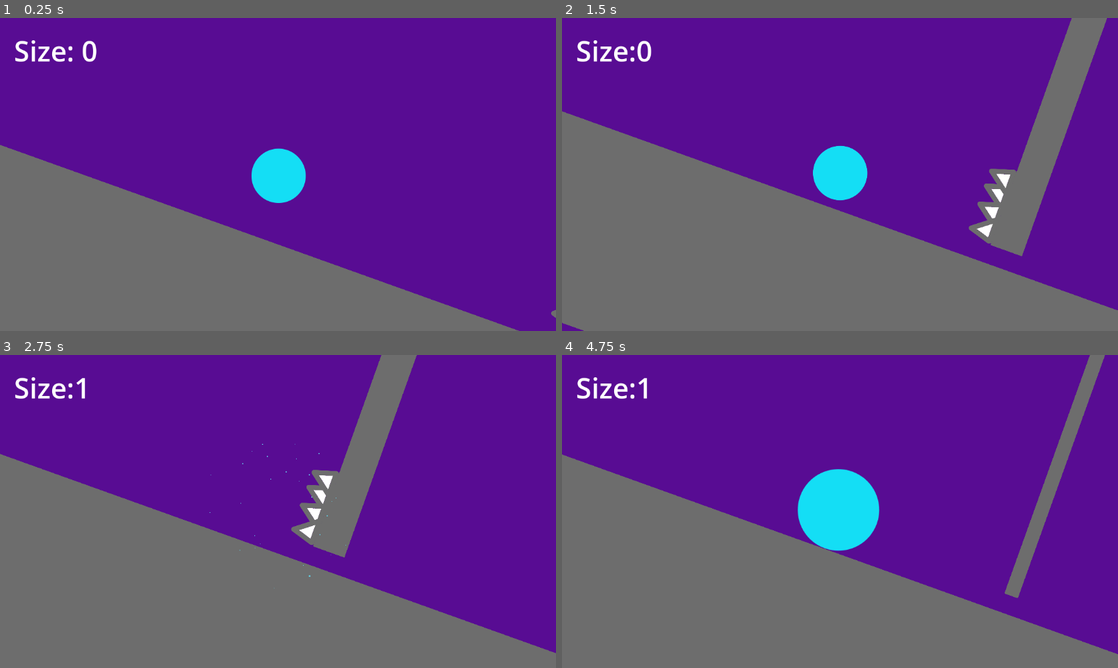
Above: before the commit, frames 1-4 (two rows, left to right).
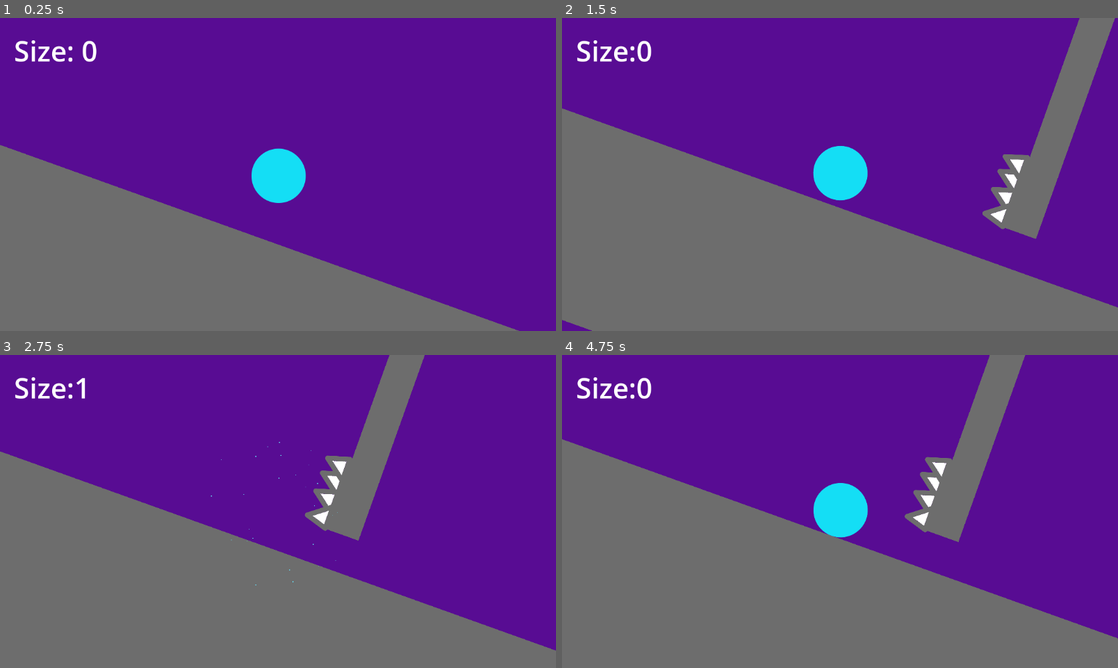
Above: after the commit, the same moments.

Repository: Firoty1/Rolling-Scales
Game: Godot game, scene res://scenes/level_2.tscn
The game is run twice, just before and just after one commit, with the same random seed, the same clock (stepped at 60 frames per second) and the same inputs. This scene is started directly instead of the project's main scene.
Inputs (mouse positions are in pixels of both pictures, inside the frame that each line leads up to):
- Up to frame 1 (0.25 s): no input
- Up to frame 2 (1.5 s): hold Up (grow) 0.53-1.28 s; tap Down (shrink) at 1.35 s
- Up to frame 3 (2.75 s): hold Up (grow) from 2.03 s (still down)
- Up to frame 4 (4.75 s): release Up (grow) at 2.78 s; tap Down (shrink) at 2.85 s; click (840, 524) at 3.5 s, where only the run before the commit has a clickable "Start Game"; hold Up (grow) from 4.28 s (still down)

The runs differ from the first frame. In frame 1, less than 0.1% of the frame differs, in the area x 4-100%, y 43-98%; in frame 2, 4.1%; in frame 3, 3.6%; in frame 4, 13%, in the area x 0-100%, y 0-96%.

Commit message:
fixed level 2

Diff:
--- a/autoloads/level_tracker.tscn
+++ b/autoloads/level_tracker.tscn
@@ -16,6 +16,7 @@
 	print(CurrentLevel)
 	if CurrentLevel > list.size() - 1:
 		AudioControl.GameWinSound()
+		CurrentLevel = 0
 		get_tree().change_scene_to_file(gameOverScreen)
 	else :
 		AudioControl.WinSound()
--- a/scenes/level_2.tscn
+++ b/scenes/level_2.tscn
@@ -19,7 +19,7 @@
 [node name="HUD" parent="." instance=ExtResource("2_u4d2a")]
 
 [node name="WallOrFloor" parent="." instance=ExtResource("3_xepwp")]
-position = Vector2(-659, 577)
+position = Vector2(-729, 552)
 rotation = 0.34383
 scale = Vector2(11.5189, 1.33066)
 
@@ -53,17 +53,17 @@
 scale = Vector2(-0.0610332, 1.73421)
 
 [node name="WallOrFloor2" parent="." instance=ExtResource("3_xepwp")]
-position = Vector2(1629, -201)
+position = Vector2(1674, -265)
 rotation = 1.91463
 scale = Vector2(3.27143, 0.222904)
 
 [node name="Spike" parent="." instance=ExtResource("4_gaxwv")]
-position = Vector2(1270, 567)
+position = Vector2(1313, 514)
 rotation = -1.22697
 scale = Vector2(0.5, 0.5)
 
 [node name="Spike2" parent="." instance=ExtResource("4_gaxwv")]
-position = Vector2(2863, 1831)
+position = Vector2(2790, 1804)
 rotation = 0.34383
 scale = Vector2(0.5, 0.5)
 
@@ -83,7 +83,7 @@
 scale = Vector2(0.5, 0.5)
 
 [node name="Spring" parent="." instance=ExtResource("5_ssi3h")]
-position = Vector2(4442, 1878)
+position = Vector2(4400, 1863)
 rotation = 0.34383
 scale = Vector2(0.15, 0.15)
 
@@ -98,12 +98,12 @@
 scale = Vector2(-0.654922, 0.0974519)
 
 [node name="WallOrFloor11" parent="." instance=ExtResource("3_xepwp")]
-position = Vector2(11067, 3751)
+position = Vector2(11327, 3844)
 rotation = 0.34383
-scale = Vector2(-0.654922, 0.0974519)
+scale = Vector2(-1.50181, -0.0783141)
 
 [node name="WallOrFloor13" parent="." instance=ExtResource("3_xepwp")]
-position = Vector2(11111, 2999)
+position = Vector2(11170, 2906)
 rotation = 0.34383
 scale = Vector2(-0.321114, 0.0974519)
 
@@ -118,7 +118,7 @@
 scale = Vector2(-0.0610332, 1.73421)
 
 [node name="WallOrFloor12" parent="." instance=ExtResource("3_xepwp")]
-position = Vector2(11211, 4020)
+position = Vector2(11697, 4194)
 rotation = 0.34383
 scale = Vector2(-0.0610332, 2.30419)
 
@@ -138,12 +138,12 @@
 scale = Vector2(0.5, 0.5)
 
 [node name="Spike9" parent="." instance=ExtResource("4_gaxwv")]
-position = Vector2(11455, 3347)
+position = Vector2(11940, 3521)
 rotation = 0.34383
 scale = Vector2(0.1, 0.1)
 
 [node name="Spike10" parent="." instance=ExtResource("4_gaxwv")]
-position = Vector2(11091, 3032)
+position = Vector2(11150, 2939)
 rotation = 3.48542
 scale = Vector2(0.3, 0.3)
 
@@ -163,7 +163,7 @@
 scale = Vector2(0.15, 0.15)
 
 [node name="Spring7" parent="." instance=ExtResource("5_ssi3h")]
-position = Vector2(11109, 3644)
+position = Vector2(11470, 3773)
 rotation = 0.34383
 scale = Vector2(0.15, 0.15)
 
--- a/scripts/ball.gd
+++ b/scripts/ball.gd
@@ -3,7 +3,8 @@
 class_name Player
 
 var size = 0
-var scaleMultiplier = 1.5
+var scaleMultiplier = 1.4
+
 var is_dead = false
 
 @onready var sprite_2d = $Sprite2D
@@ -57,4 +58,4 @@
 
 
 func _on_cpu_particles_2d_finished():
-	get_tree().change_scene_to_file("res://scenes/start_menu.tscn")
+	get_tree().reload_current_scene()
Not shown: 1 places in scenes/level_1.tscn that only renumber resources
